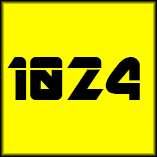
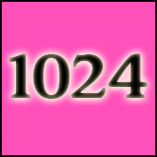
The second (157, 157) image is a revision of the first. Changes to its layers:
painted on "1024" over box(7, 53, 148, 100)
painted on "Layer 1" over box(1, 1, 156, 156)
